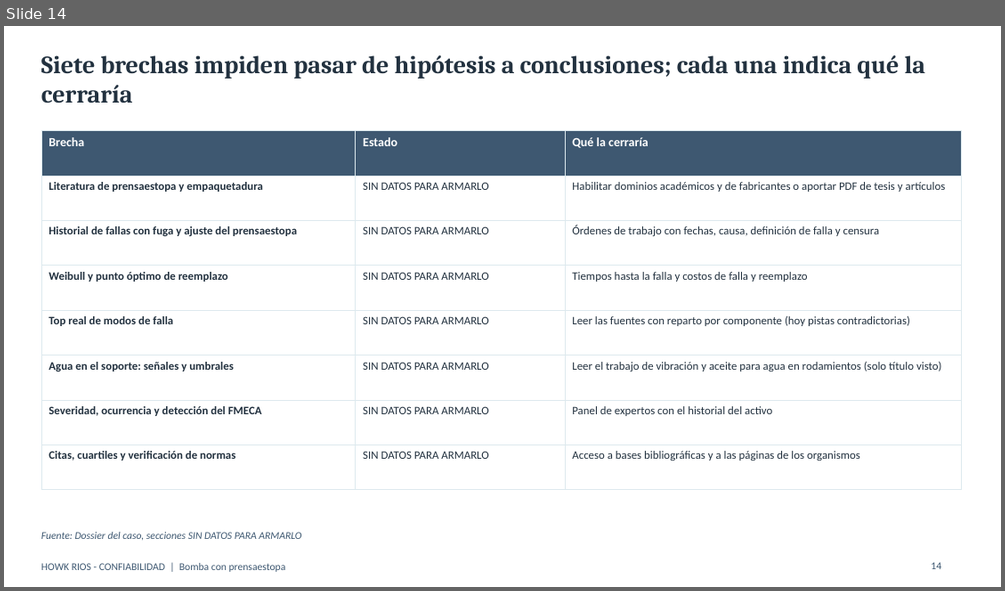
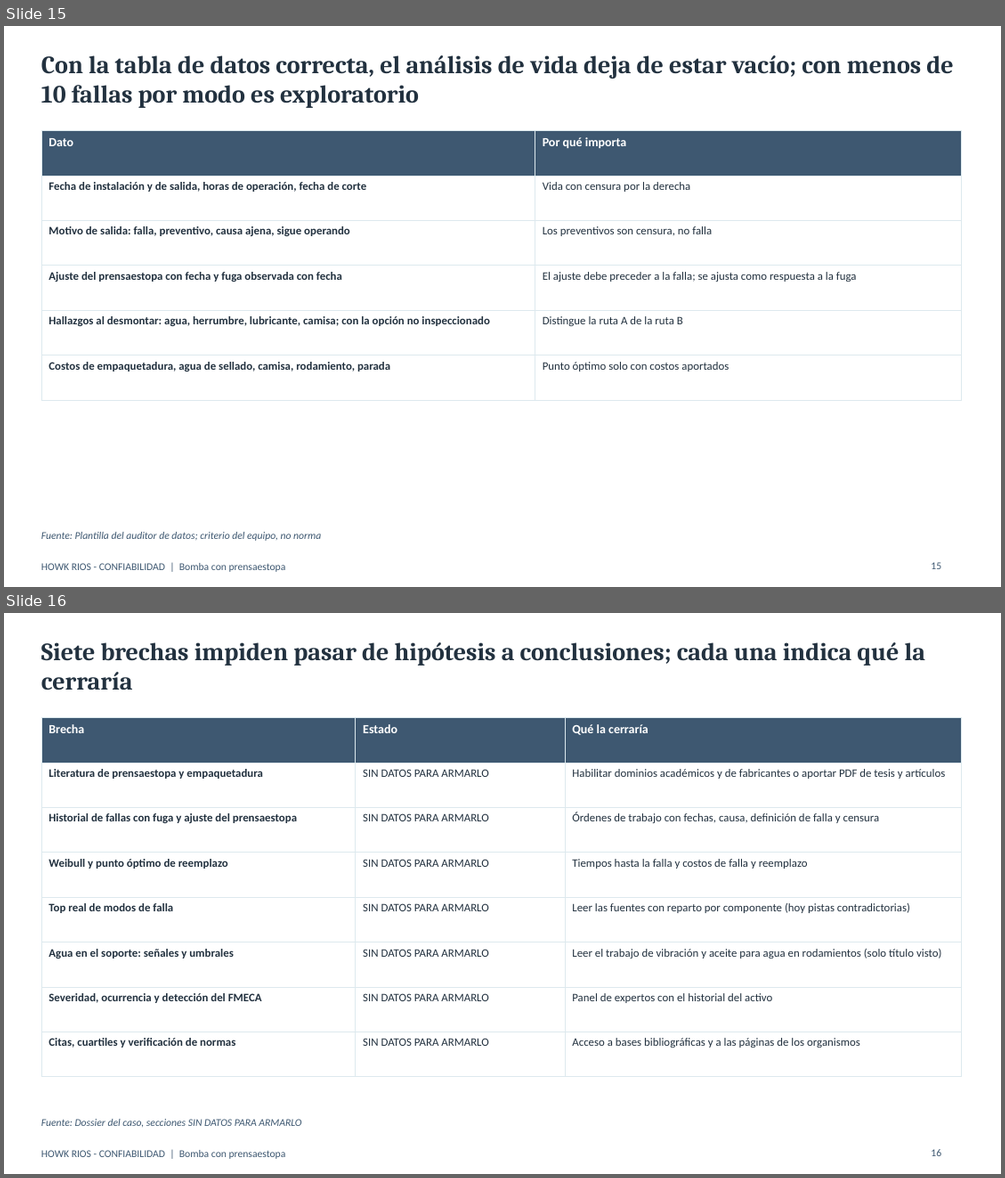
Before and after one commit to howkrios-65/clima-lima, a slide deck: docs/entregables/presentacion_bomba_prensaestopa.pptx. Shown one above the other, each under a label of ours: slide 14 before the commit, slides 15 and 16 after it. The pictures are 1005x591 and 1005x1178 pixels, drawn with LibreOffice and Linux fonts; fonts in the diff are those of the drawing. Boxes give left, top, right and bottom in pixels: in the first picture for what was removed or moved away, otherwise in the second. Text is boxed around its words. In the diff, an @@ line names an element or a change of style, - is before the commit and + after.

```diff
--- a/docs/entregables/presentacion_bomba_prensaestopa.pptx
+++ b/docs/entregables/presentacion_bomba_prensaestopa.pptx
@@ slide 15 added at (4,26,1001,587), background #FFFFFF; not listed: 1 template element that a slide beside it also shows @@
@@ text added at (41,55,953,108), 24 pt, text #22313F, bold @@
+Con la tabla de datos correcta, el análisis de vida deja de estar vacío; con menos de 10 fallas por modo es exploratorio
@@ table added at (41,131,961,375), 6 rows, 2 columns @@
+Dato | Por qué importa
+Fecha de instalación y de salida, horas de operación, fecha de corte | Vida con censura por la derecha
+Motivo de salida: falla, preventivo, causa ajena, sigue operando | Los preventivos son censura, no falla
+Ajuste del prensaestopa con fecha y fuga observada con fecha | El ajuste debe preceder a la falla; se ajusta como respuesta a la fuga
+Hallazgos al desmontar: agua, herrumbre, lubricante, camisa; con la opción no inspeccionado | Distingue la ruta A de la ruta B
+Costos de empaquetadura, agua de sellado, camisa, rodamiento, parada | Punto óptimo solo con costos aportados
@@ text added at (41,532,321,540), 10 pt, text #3E5871, italic @@
+Fuente: Plantilla del auditor de datos; criterio del equipo, no norma
@@ page number added at (930,562,941,569), 10 pt, text #3E5871 @@
+15
@@ what was slide 14 is now slide 16 @@
@@ page number at (930,1149,941,1156): text changed @@
-14
+16
```
Also in this commit, not shown: 9 slides changed, 1 other slide added, 14 other files.
